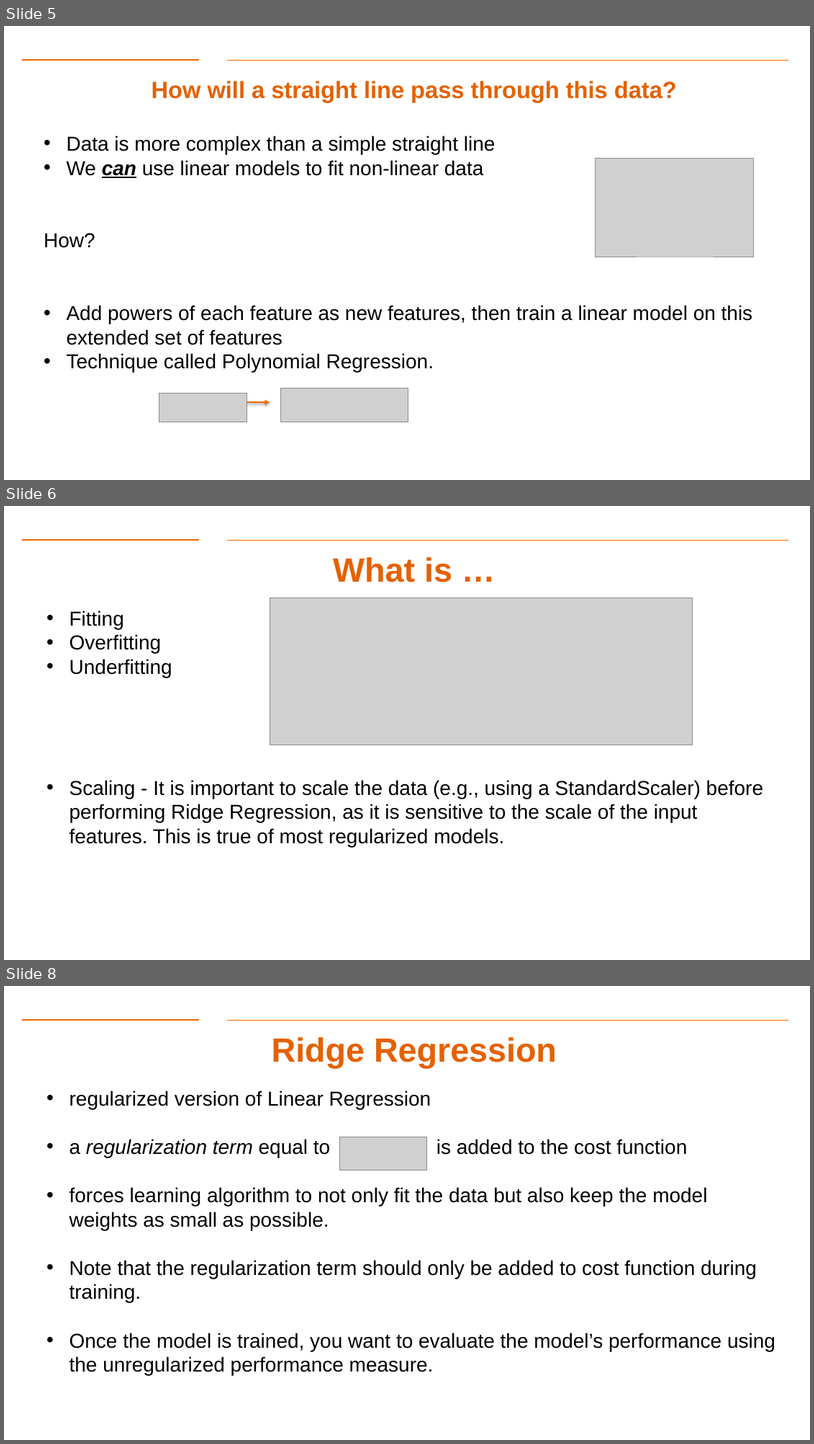
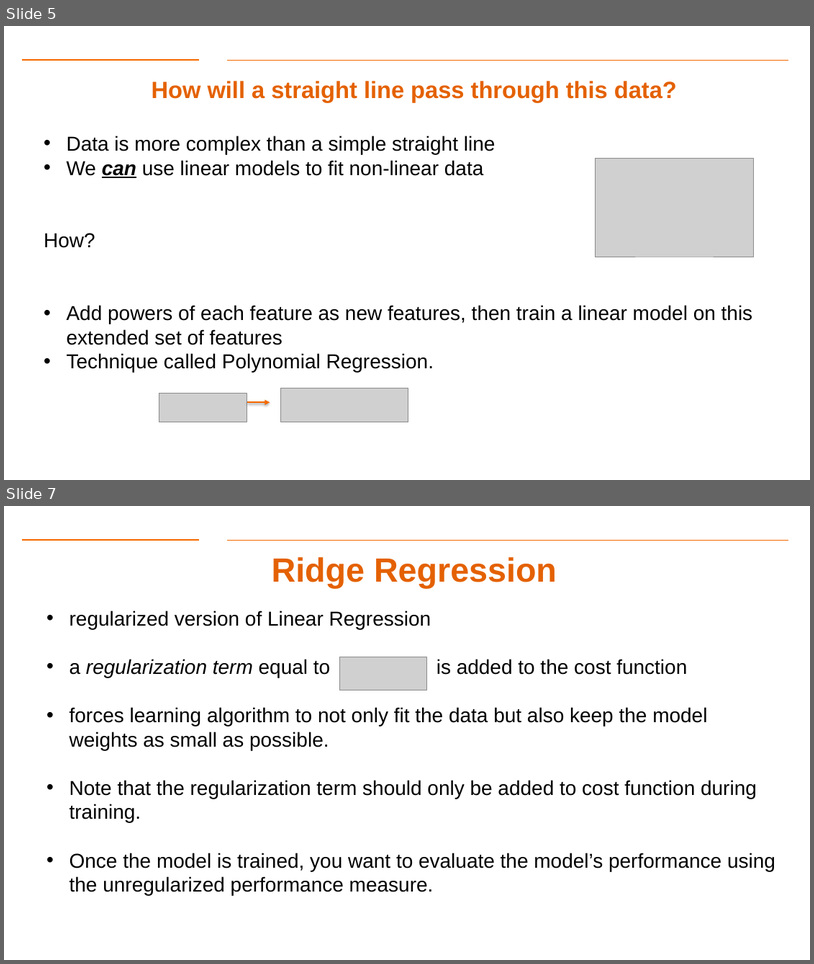
Before and after one commit to gk5951/RIT-DSCI-633-FDS, a slide deck: Syllabus/Lecture05/Lec05.pptx. Shown one above the other, each under a label of ours: slides 5, 6 and 8 before the commit, slides 5 and 7 after it; the slides between them are not shown. The pictures are 814x1444 and 814x964 pixels, drawn with LibreOffice and Linux fonts; fonts in the diff are those of the drawing; grey boxes stand for pictures; background and template pictures are left out. Boxes give left, top, right and bottom in pixels: in the first picture for what was removed or moved away, otherwise in the second. Text is boxed around its words. In the diff, an @@ line names an element or a change of style, - is before the commit and + after.

```diff
--- a/Syllabus/Lecture05/Lec05.pptx
+++ b/Syllabus/Lecture05/Lec05.pptx
@@ slide 6 removed at (x1=4, y1=506, x2=810, y2=960), background #FFFFFF; not listed: 2 template elements that a slide beside it also shows @@
@@ title removed at (x1=333, y1=557, x2=453, y2=582) @@
-What is …
@@ text removed at (x1=70, y1=610, x2=764, y2=847) @@
-• Fitting
-• Overfitting
-• Underfitting
-• Scaling - It is important to scale the data (e.g., using a StandardScaler) before performing Ridge Regression, as it is sensitive to the scale of the input features. This is true of most regularized models.
@@ picture removed at (x1=270, y1=597, x2=693, y2=744) @@
@@ what was slide 8 is now slide 7 @@
```
Also in this commit, not shown: 1 slide changed, 1 slide added, 1 other slide removed, 1 other file.
